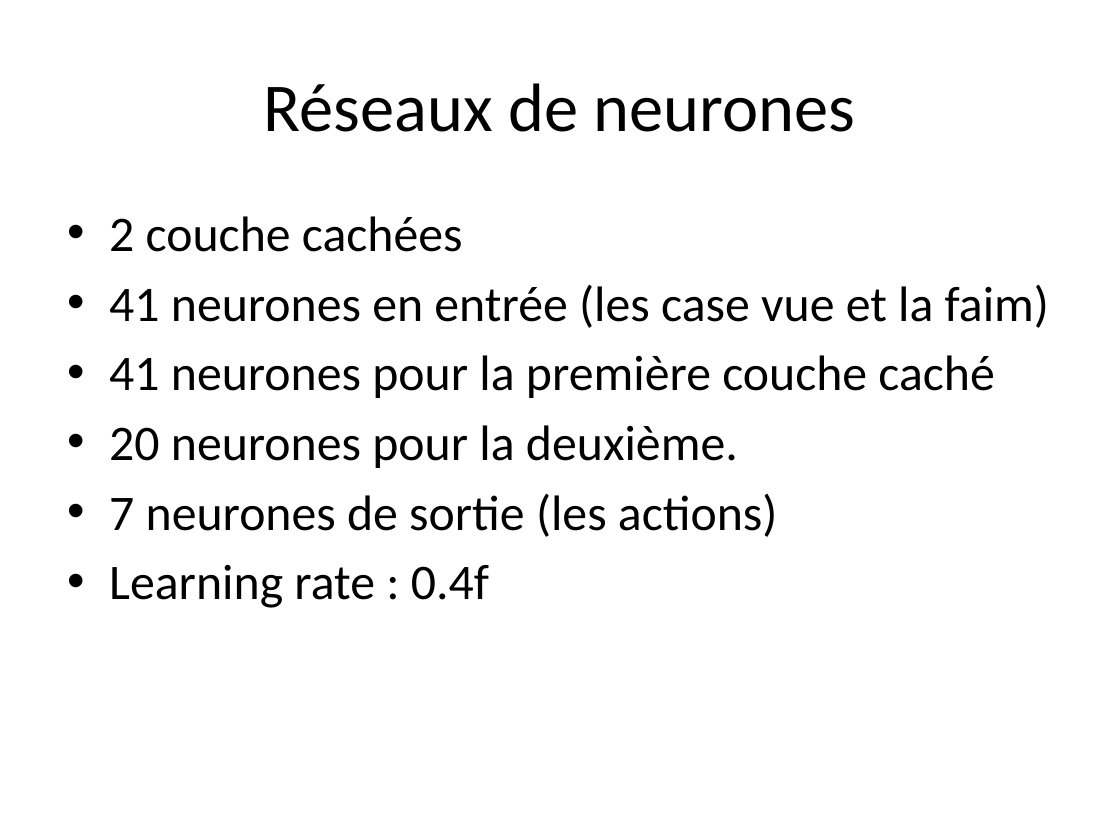
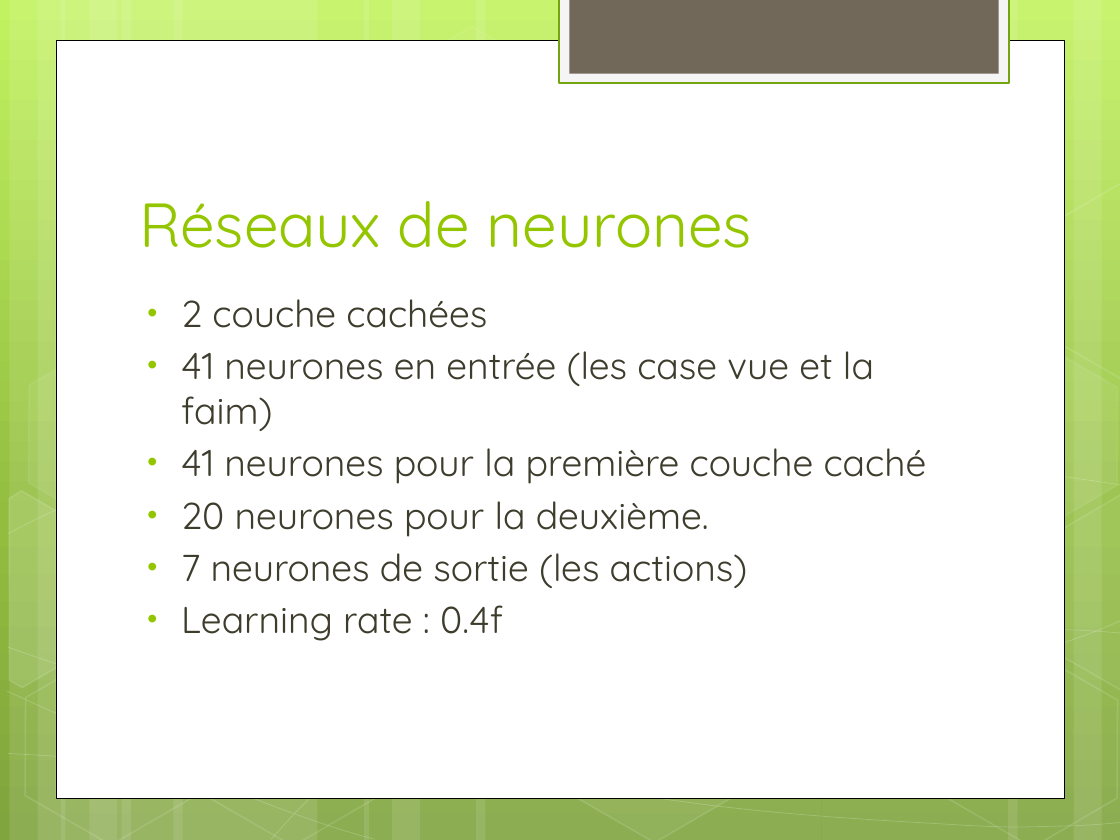
Before and after one commit to Surogate/ai-playground, a slide deck: slide 7 of Pattern Matcher.pptx. Drawn at 1120x840 pixels with LibreOffice and Linux fonts; fonts in the diff are those of the drawing. Boxes give left, top, right and bottom in pixels: in the first picture for what was removed or moved away, otherwise in the second. Text is boxed around its words. In the diff, an @@ line names an element or a change of style, - is before the commit and + after.

```diff
--- a/Pattern Matcher.pptx
+++ b/Pattern Matcher.pptx
@@ background #FFFFFF to gradient #C3F35F to #93BF3F to #81A53E @@
@@ rectangle added at <box>559,0,1009,83</box>, fill #F5F5F5, outline #74A510 1.25 pt @@
@@ rectangle added at <box>569,0,998,74</box>, fill #71685A @@
@@ rectangle added at <box>56,40,1064,797</box>, fill #FFFFFF, outline #000000 0.5 pt @@
@@ title "Réseaux de neurones": place and size @@
-title "Réseaux de neurones" at <box>264,83,855,132</box>
+title "Réseaux de neurones" at <box>139,201,752,248</box>
@@ title "Réseaux de neurones" at <box>139,201,752,248</box>: size 44 to 40 pt, font Calibri to Quicksand, text colour #000000 to #94C600; alignment centre to left; vertical alignment middle to bottom @@
@@ group added at <box>0,0,1120,840</box>: 12 rectangles, 8 freeform shapes, 8 hexagons @@
@@ text "2 couche cachées": place and size @@
-text "2 couche cachées" at <box>109,216,1049,608</box>
+text "2 couche cachées" at <box>181,299,927,641</box>
@@ text "2 couche cachées" at <box>181,299,927,641</box>: size 32 to 24 pt, font Calibri to Quicksand, text colour #000000 to #3E3D2D; indent changed; less space between paragraphs @@
```
Also in this commit, not shown: 7 other slides changed, 5 other files.
